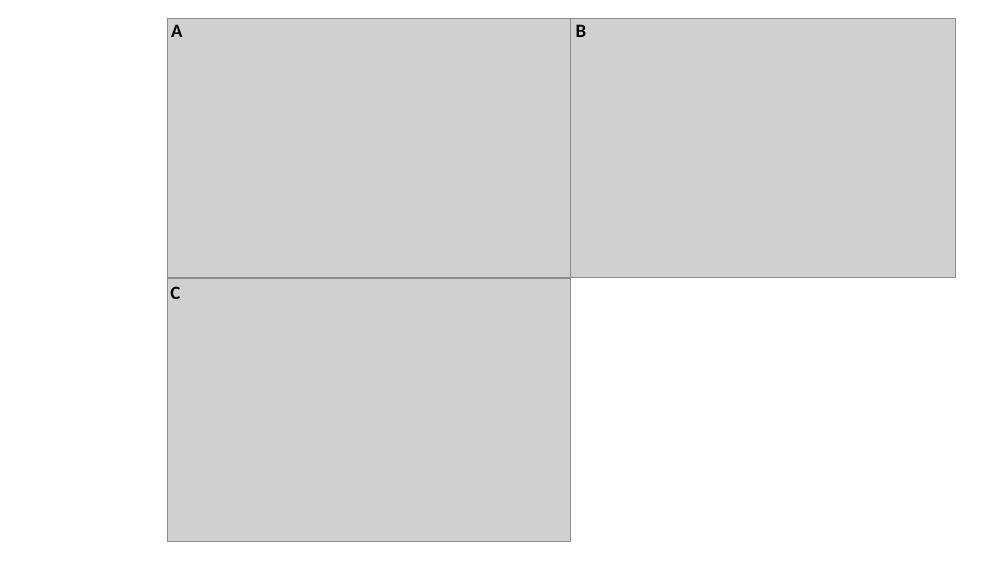
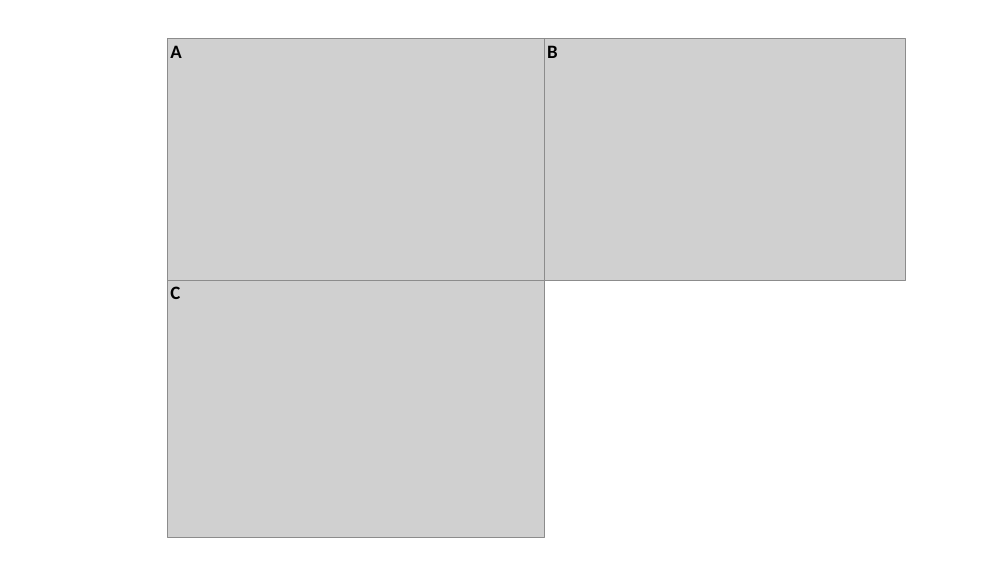
Before and after one commit to JenniferNeumaier/ml_coda, a slide deck: slide 6 of doc/Results for Master Thesis.odp. Drawn at 1008x567 pixels with LibreOffice and Linux fonts; fonts in the diff are those of the drawing; grey boxes stand for pictures. Boxes give left, top, right and bottom in pixels: in the first picture for what was removed or moved away, otherwise in the second. Text is boxed around its words. In the diff, an @@ line names an element or a change of style, - is before the commit and + after.

```diff
--- a/doc/Results for Master Thesis.odp
+++ b/doc/Results for Master Thesis.odp
@@ text "A": place and size @@
-text "A" at [171, 24, 182, 37]
+text "A" at [170, 45, 181, 58]
@@ picture: place and size @@
-picture at [167, 278, 570, 541]
+picture at [168, 39, 544, 281]
@@ text "B": place and size @@
-text "B" at [576, 24, 587, 37]
+text "B" at [547, 45, 558, 58]
@@ picture: place and size @@
-picture at [168, 18, 570, 277]
+picture at [544, 39, 905, 281]
@@ picture: place and size @@
-picture at [570, 18, 956, 277]
+picture at [168, 281, 544, 538]
```
Also in this commit, not shown: 6 other slides changed, 7 slides added, 35 other files.
